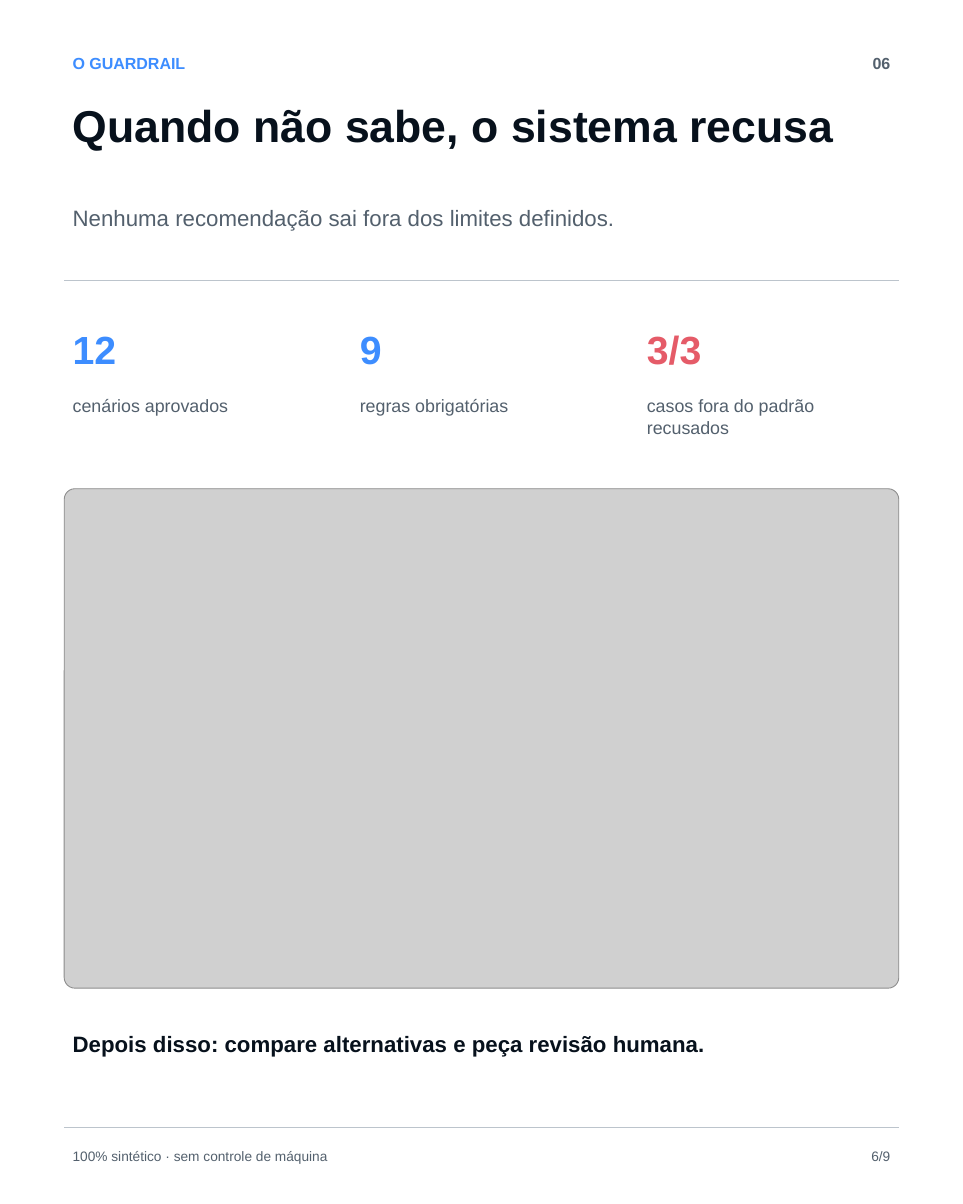
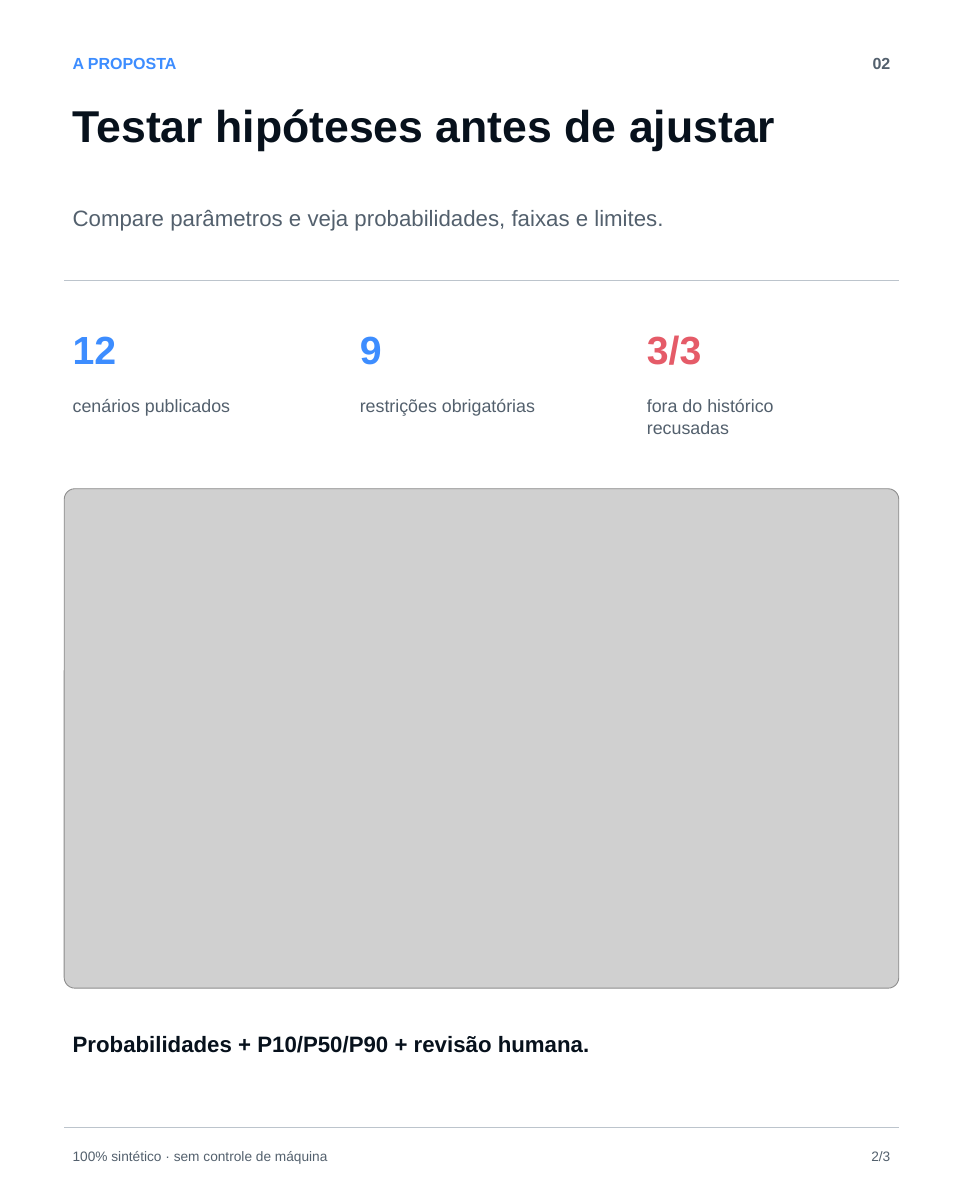
Before and after one commit to bryanleme/steelFlow-ai, a slide deck: slide 2 of docs/SteelFlow_AI_LinkedIn_Carousel.pptx (slide 6 before the commit). Drawn at 963x1204 pixels with LibreOffice and Linux fonts; fonts in the diff are those of the drawing; grey boxes stand for pictures. Boxes give left, top, right and bottom in pixels: in the first picture for what was removed or moved away, otherwise in the second. Text is boxed around its words. In the diff, an @@ line names an element or a change of style, - is before the commit and + after.

```diff
--- a/docs/SteelFlow_AI_LinkedIn_Carousel.pptx
+++ b/docs/SteelFlow_AI_LinkedIn_Carousel.pptx
@@ text at (73,58,177,69): text changed @@
-O GUARDRAIL
+A PROPOSTA
@@ text at (873,58,891,69): text changed @@
-06
+02
@@ text at (73,109,775,151): text changed @@
-Quando não sabe, o sistema recusa
+Testar hipóteses antes de ajustar
@@ text at (73,210,663,231): text changed @@
-Nenhuma recomendação sai fora dos limites definidos.
+Compare parâmetros e veja probabilidades, faixas e limites.
@@ text at (73,399,230,416): text changed @@
-cenários aprovados
+cenários publicados
@@ text at (360,399,535,416): text changed @@
-regras obrigatórias
+restrições obrigatórias
@@ text at (647,399,773,434): text changed @@
-casos fora do padrão
-recusados
+fora do histórico
+recusadas
@@ text at (73,1036,589,1053): text changed @@
-Depois disso: compare alternativas e peça revisão humana.
+Probabilidades + P10/P50/P90 + revisão humana.
@@ text at (871,1151,890,1161): text changed @@
-6/9
+2/3
```
Also in this commit, not shown: 2 other slides changed, 6 slides removed, 3 other files.
